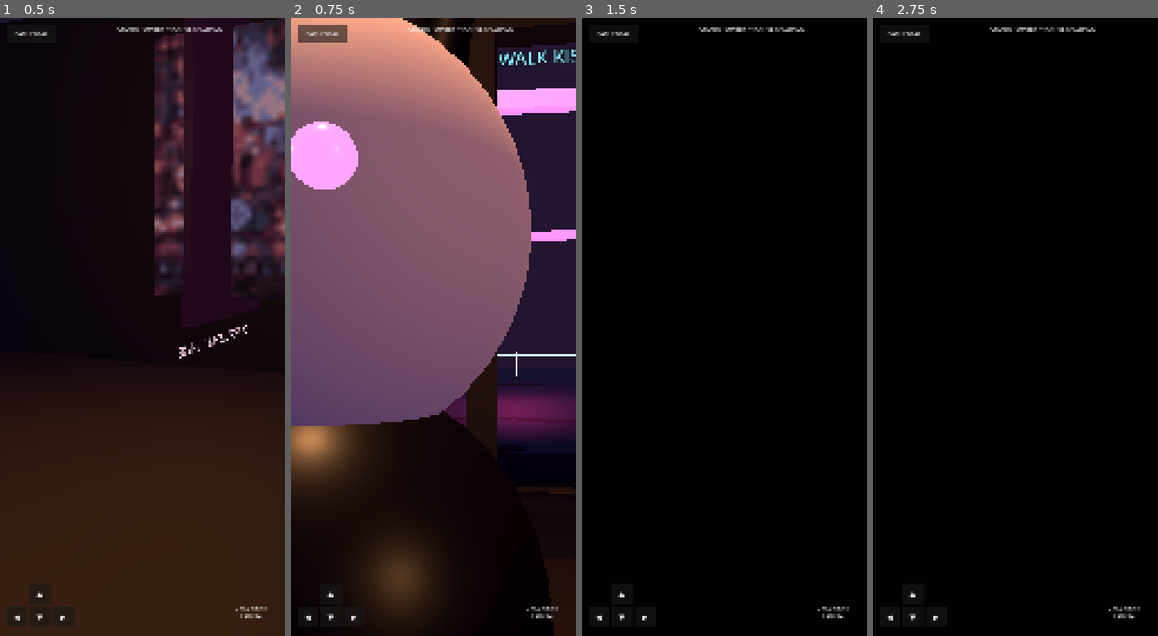
Above: before the commit, frames 1-4 (left to right).
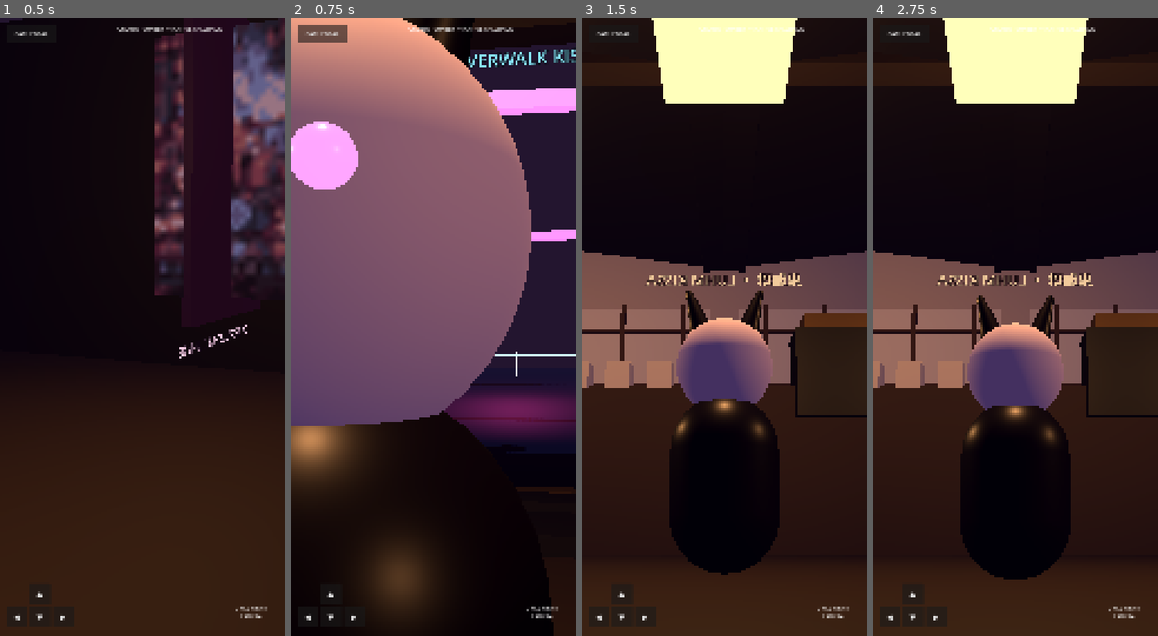
Above: after the commit, the same moments.

Repository: eggie-admin/LuHm-OS
Game: Godot game, scene res://scenes/Main.tscn
The game is run twice, just before and just after one commit, with the same random seed, the same clock (stepped at 60 frames per second) and the same inputs.
Inputs (mouse positions are in pixels of both pictures, inside the frame that each line leads up to):
- Up to frame 1 (0.5 s): no input
- Up to frame 2 (0.75 s): move the mouse to (496, 296) at 0.52 s; hold Right (ui_right) from 0.53 s (still down); click (496, 296) at 0.67 s
- Up to frame 3 (1.5 s): release Right (ui_right) at 1.25 s; drag from (667, 357) to (710, 450) at 1.27 s
- Up to frame 4 (2.75 s): move the mouse to (1044, 191) at 2.02 s; hold Right (ui_right) from 2.03 s (still down)

Frame 1 is identical in both runs. In frame 2, 1.8% of the frame differs, in the area x 61-73%, y 4-70%; in frame 3, 60%, in the area x 0-100%, y 0-100%; in frame 4, 60%.

Commit message:
Open kissaten center sightline for Lum

Diff:
--- a/scripts/game/coffeeHouseSetDress.gd
+++ b/scripts/game/coffeeHouseSetDress.gd
@@ -64,7 +64,9 @@
     _box("KissatenCeilingBeam", Vector3(0.0, 4.65, 14.2), Vector3(13.8, 0.28, 0.34), wood)
     _box("KissatenFrontBeam", Vector3(0.0, 3.95, 9.15), Vector3(13.8, 0.34, 0.34), wood)
 
-    for x in [-5.8, -3.0, 0.0, 3.0, 5.8]:
+    # Preserve a clear center entrance/sightline for the opening Lum portrait.
+    # The previous x=0 post sat directly between the camera and Lum on Samsung.
+    for x in [-5.8, -3.0, 3.0, 5.8]:
         _box("KissatenPost_%s" % int((x + 6.0) * 10.0), Vector3(x, 2.05, 9.25), Vector3(0.22, 4.1, 0.22), wood)
 
 func _build_shoji() -> void:
